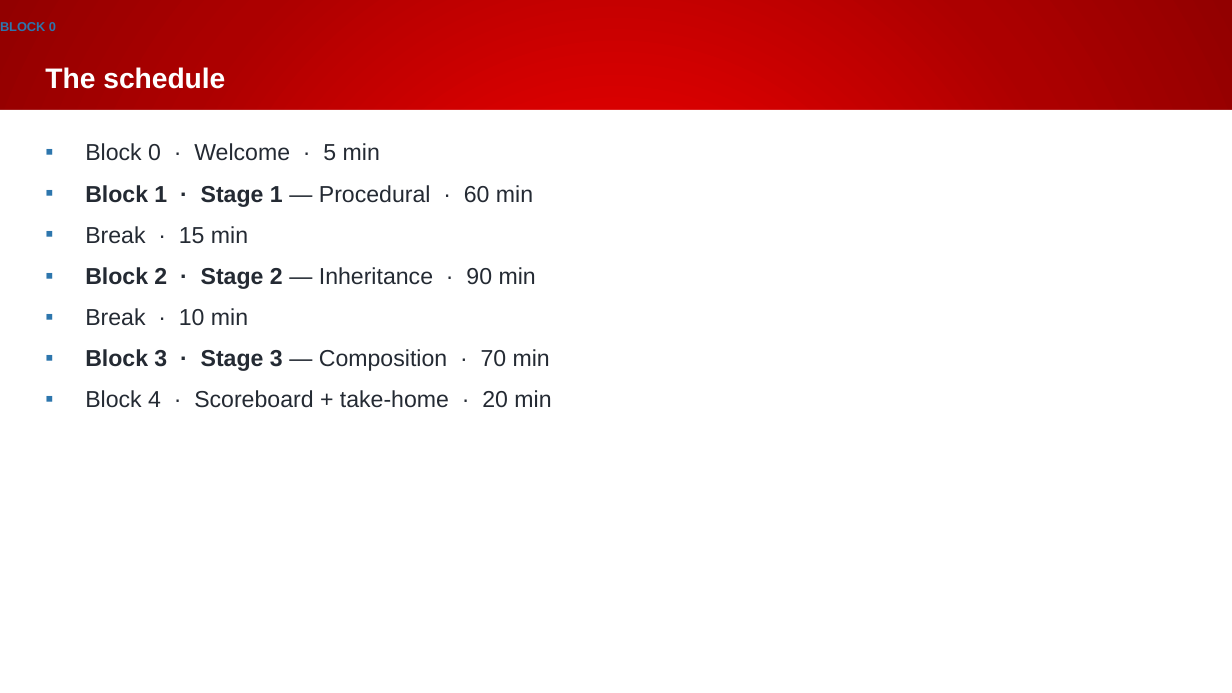
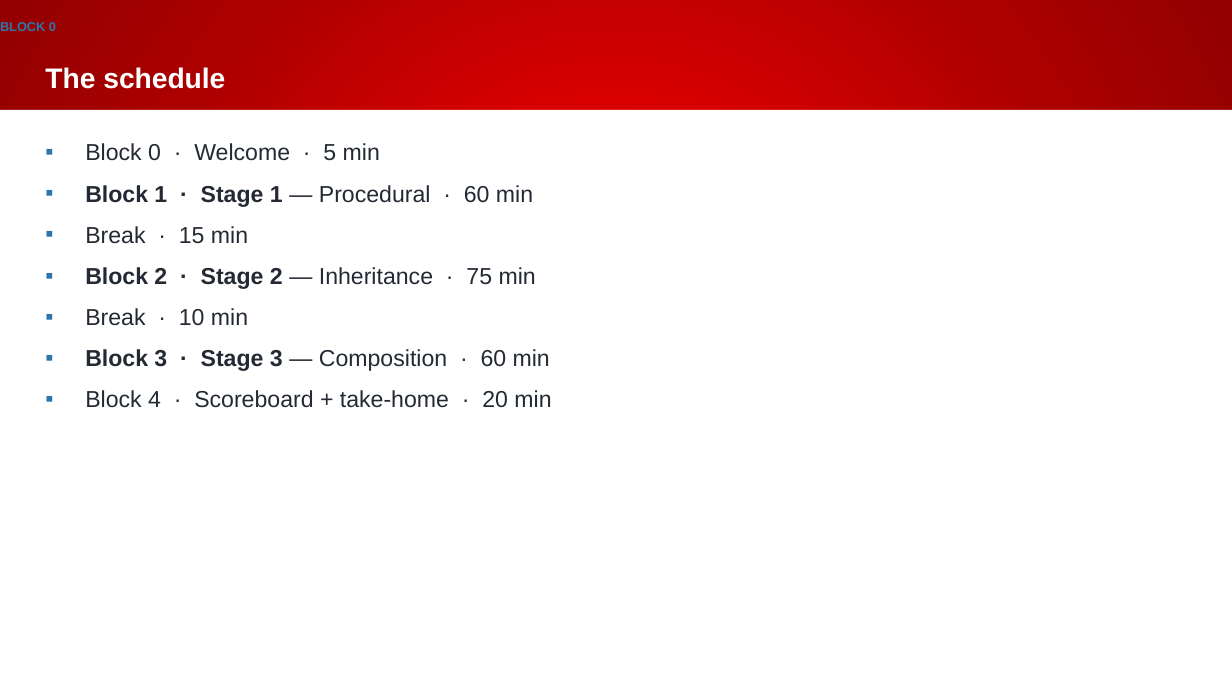
Before and after one commit to Beckhoff-USA-Community/Procedural_To_SOLID, a slide deck: slide 3 of presentation/NEM2026_workshop.pptx. Drawn at 1232x693 pixels with LibreOffice and Linux fonts; fonts in the diff are those of the drawing; background and template pictures are left out. Boxes give left, top, right and bottom in pixels: in the first picture for what was removed or moved away, otherwise in the second. Text is boxed around its words. In the diff, an @@ line names an element or a change of style, - is before the commit and + after.

Commit message:
Up to composition.

```diff
--- a/presentation/NEM2026_workshop.pptx
+++ b/presentation/NEM2026_workshop.pptx
@@ text at <box>85,267,536,289</box>: text changed @@
-▪ Block 2 · Stage 2 — Inheritance · 90 min
+▪ Block 2 · Stage 2 — Inheritance · 75 min
@@ text at <box>85,349,550,371</box>: text changed @@
-▪ Block 3 · Stage 3 — Composition · 70 min
+▪ Block 3 · Stage 3 — Composition · 60 min
```
Also in this commit, not shown: 20 other slides changed, 1 slide added, 1 slide removed.
